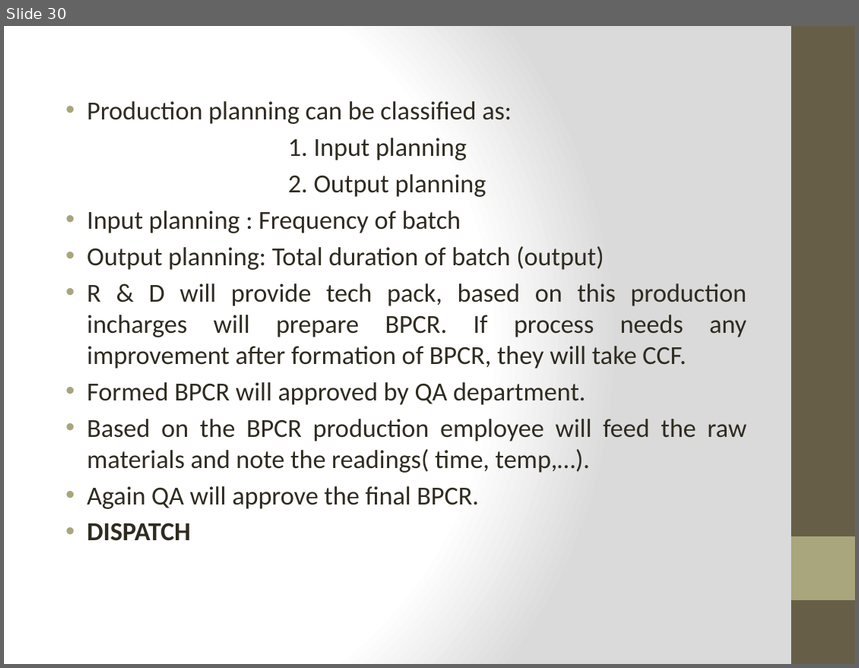
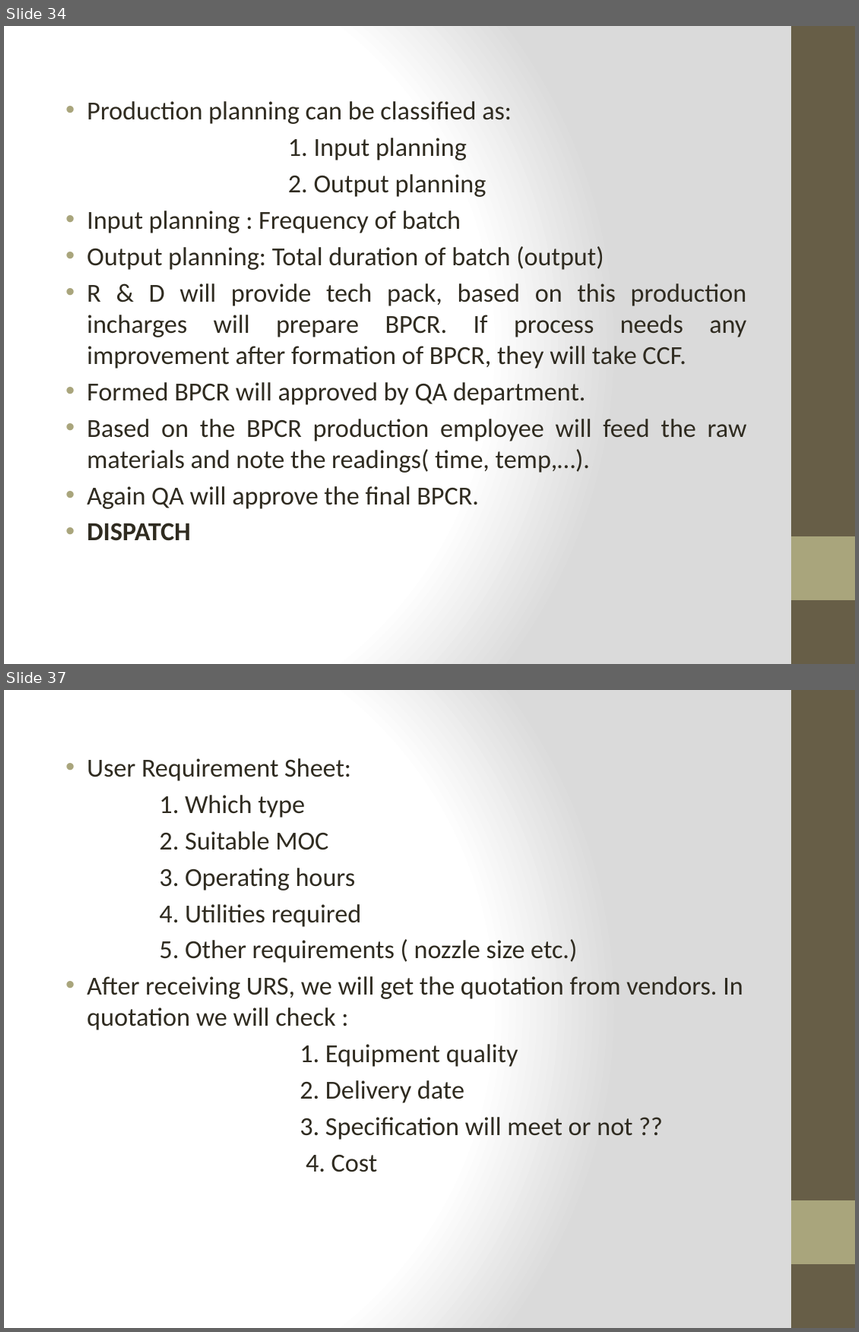
Before and after one commit to sivaiahnaidu/datasciencecoursera, a slide deck: internship ppt.pptx. Shown one above the other, each under a label of ours: slide 30 before the commit, slides 34 and 37 after it; the slides between them are not shown. The pictures are 859x668 and 859x1332 pixels, drawn with LibreOffice and Linux fonts; fonts in the diff are those of the drawing. Boxes give left, top, right and bottom in pixels: in the first picture for what was removed or moved away, otherwise in the second. Text is boxed around its words. In the diff, an @@ line names an element or a change of style, - is before the commit and + after.

```diff
--- a/internship ppt.pptx
+++ b/internship ppt.pptx
@@ slide 37 added at bbox=[4, 690, 855, 1328], background gradient #FFFFFF to #DADADA; not listed: 2 template elements that a slide beside it also shows @@
@@ text added at bbox=[87, 758, 743, 1173], 22 pt, text #2F2B20 @@
+• User Requirement Sheet:
+1. Which type
+2. Suitable MOC
+3. Operating hours
+4. Utilities required
+5. Other requirements ( nozzle size etc.)
+• After receiving URS, we will get the quotation from vendors. In quotation we will check :
+1. Equipment quality
+2. Delivery date
+3. Specification will meet or not ??
+4. Cost
@@ what was slide 30 is now slide 34 @@
```
Also in this commit, not shown: 4 slides changed, 11 other slides added, 3 slides removed, 2 other files.
